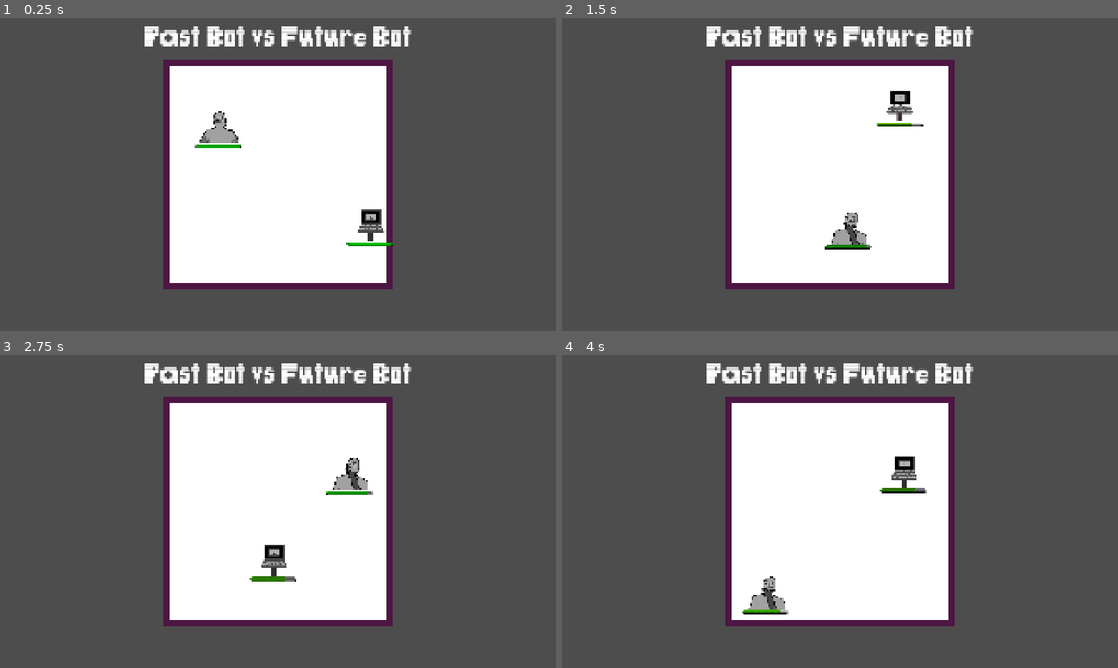
Above: before the commit, frames 1-4 (two rows, left to right).
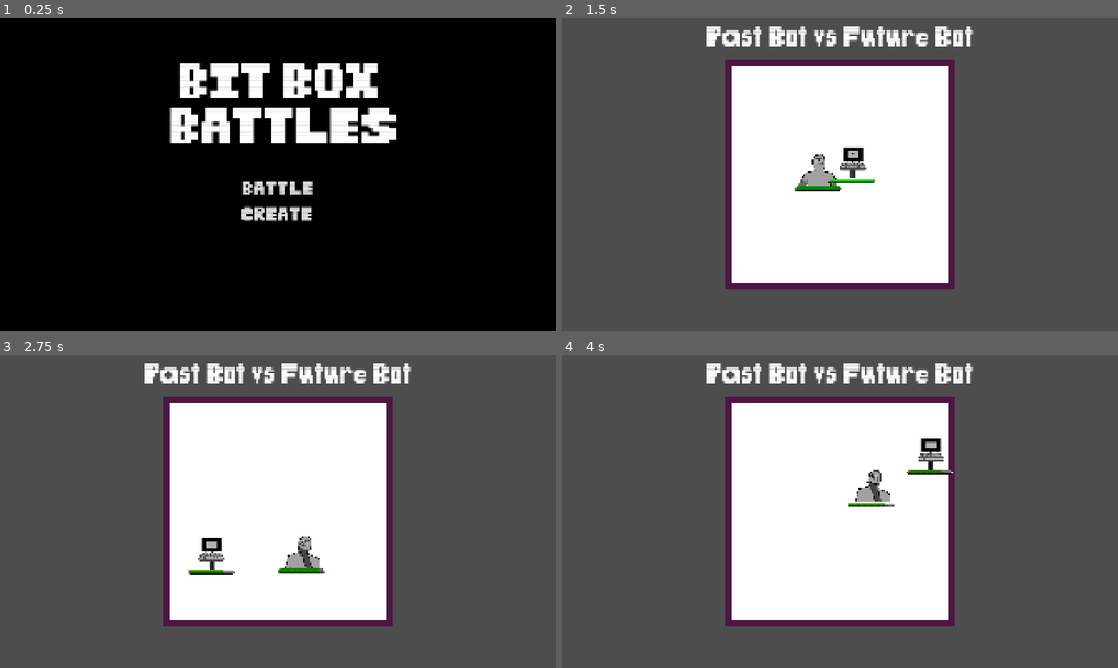
Above: after the commit, the same moments.

Repository: JBRana250/BitBoxBattles
Game: Godot game, scene res://title/title_screen.tscn
Two runs of this game, one before a commit and one after it. Both use one fixed random seed, a clock stepped at 60 frames per second and the inputs below. Before the commit the project starts from res://battle/battle.tscn. The engine's default icon, where the game draws it, is replaced by a stand-in: a white triangle on a blue panel in a dark square.
Inputs (mouse positions are in pixels of both pictures, inside the frame that each line leads up to):
- Up to frame 1 (0.25 s): no input
- Up to frame 2 (1.5 s): click (840, 190) at 0.5 s, where only the run after the commit has a clickable "BATTLE"; tap Enter at 1.25, 1.35 s; move the mouse to (962, 158) at 1.27 s; hold Right from 1.28 s (still down); click (962, 158) at 1.42 s
- Up to frame 3 (2.75 s): tap Space at 1.52 s; release Right at 2 s; drag from (166, 527) to (250, 574) at 2.02 s
- Up to frame 4 (4 s): move the mouse to (895, 442) at 2.77 s; hold Right 2.78-3.5 s; tap Delete at 2.85 s; drag from (812, 574) to (673, 464) at 3.52 s

The runs differ from the first frame. In frame 1, 95% of the frame differs, in the area x 0-100%, y 0-100%; in frame 2, 1.8%; in frame 3, 1.9%; in frame 4, 1.8%.

Commit message:
feat: add title screen

Diff:
--- a/project.godot
+++ b/project.godot
@@ -11,7 +11,7 @@
 [application]
 
 config/name="BitBoxBattles"
-run/main_scene="uid://dx6rq21thlw8l"
+run/main_scene="uid://beocfr14uysh"
 config/features=PackedStringArray("4.7", "GL Compatibility")
 config/icon="res://icon.svg"
 
--- /dev/null
+++ b/title/nav_button.gd
@@ -0,0 +1,6 @@
+extends Button
+
+@export var scene_path: String
+
+func _on_pressed() -> void:
+	get_tree().change_scene_to_file(scene_path)
--- /dev/null
+++ b/title/title_screen.tscn
@@ -0,0 +1,65 @@
+[gd_scene format=3 uid="uid://beocfr14uysh"]
+
+[ext_resource type="Theme" uid="uid://cj7ro5psi4ydt" path="res://themes/default.theme" id="1_snjg7"]
+[ext_resource type="Script" uid="uid://kgatr1mesxo0" path="res://title/nav_button.gd" id="2_wvfy4"]
+
+[sub_resource type="LabelSettings" id="LabelSettings_wvfy4"]
+font_size = 128
+
+[node name="TitleScreen" type="Node2D" unique_id=1148741730]
+
+[node name="CanvasLayer" type="CanvasLayer" parent="." unique_id=1378429766]
+
+[node name="Control" type="Control" parent="CanvasLayer" unique_id=1776080378]
+layout_mode = 3
+anchors_preset = 15
+anchor_right = 1.0
+anchor_bottom = 1.0
+grow_horizontal = 2
+grow_vertical = 2
+theme = ExtResource("1_snjg7")
+
+[node name="ColorRect" type="ColorRect" parent="CanvasLayer/Control" unique_id=1190917244]
+layout_mode = 1
+anchors_preset = 15
+anchor_right = 1.0
+anchor_bottom = 1.0
+grow_horizontal = 2
+grow_vertical = 2
+color = Color(0, 0, 0, 1)
+metadata/_edit_use_anchors_ = true
+
+[node name="Label" type="Label" parent="CanvasLayer/Control" unique_id=418916943]
+layout_mode = 0
+offset_left = 223.0
+offset_top = 155.0
+offset_right = 1747.0
+offset_bottom = 462.0
+text = "BIT BOX
+BATTLES"
+label_settings = SubResource("LabelSettings_wvfy4")
+horizontal_alignment = 1
+vertical_alignment = 1
+
+[node name="BattleButton" type="Button" parent="CanvasLayer/Control" unique_id=1714375569]
+layout_mode = 0
+offset_left = 837.0
+offset_top = 564.0
+offset_right = 1085.0
+offset_bottom = 621.0
+text = "BATTLE"
+script = ExtResource("2_wvfy4")
+scene_path = "res://battle/battle.tscn"
+
+[node name="CreateButton" type="Button" parent="CanvasLayer/Control" unique_id=1742328386]
+layout_mode = 0
+offset_left = 834.0
+offset_top = 653.0
+offset_right = 1082.0
+offset_bottom = 710.0
+text = "CREATE"
+script = ExtResource("2_wvfy4")
+scene_path = "res://fighter_creator/fighter_creator.tscn"
+
+[connection signal="pressed" from="CanvasLayer/Control/BattleButton" to="CanvasLayer/Control/BattleButton" method="_on_pressed"]
+[connection signal="pressed" from="CanvasLayer/Control/CreateButton" to="CanvasLayer/Control/CreateButton" method="_on_pressed"]
Renamed: battle_event_bus.gd -> battle/battle_event_bus.gd
Renamed: battle_event_bus.gd.uid -> battle/battle_event_bus.gd.uid
Binary file changed: themes/default.theme
Not shown, added: title/nav_button.gd.uid
